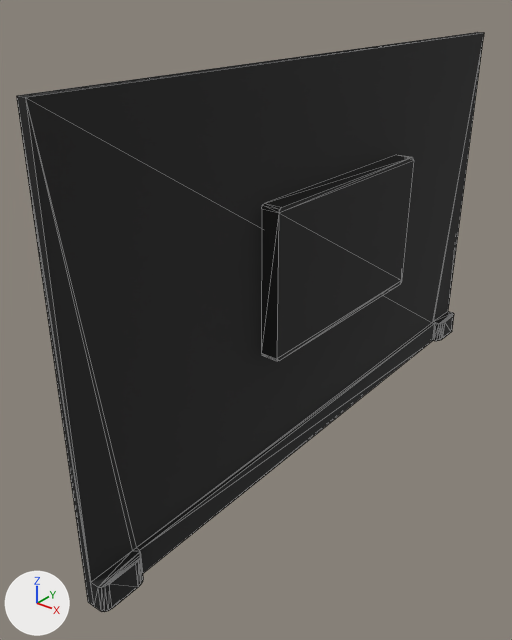
The COLLADA model mr_robot_gazebo/model/aws_robomaker_residential_TV_01/meshes/aws_TV_01_visual.DAE: old version first, new version second.
The view is the same before and after, from a 50 mm lens placed at (0.754, -1.163, 0.921), pointed at (-0.048, -0.159, 0.299). The axes (+X, +Y, +Z) are drawn at lower left. The lights are the same throughout. Mesh edges are drawn as thin lines.

Objects in the first picture: 'aws_TV_01_visual'.
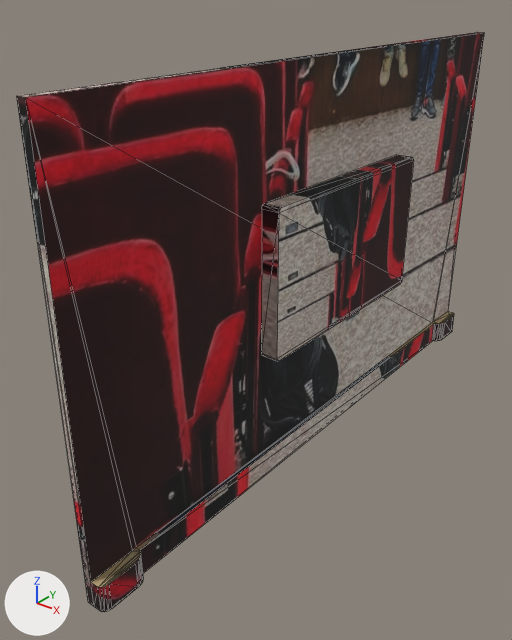
The change, as a diff of the scene's bpy script:
```diff
--- a/mr_robot_gazebo/model/aws_robomaker_residential_TV_01/meshes/aws_TV_01_visual.DAE.py
+++ b/mr_robot_gazebo/model/aws_robomaker_residential_TV_01/meshes/aws_TV_01_visual.DAE.py
@@ img_atom_jpeg @@
+img_atom_jpeg = load_image('atom.jpeg', '../materials/textures/atom.jpeg', 687, 737, 'sRGB')
@@ mat_materialfbxasc032fbxasc03529 @@
 mat_materialfbxasc032fbxasc03529 = principled_material('MaterialFBXASC032FBXASC03529')
-mat_materialfbxasc032fbxasc03529.texture = img_aws_tv_01_png
+mat_materialfbxasc032fbxasc03529.texture = img_atom_jpeg
 mat_materialfbxasc032fbxasc03529.roughness = 0.84
```

Location of each change, (x1, y1, x2, y2) in pixels of the pictures (512 x 640 px):
'aws_TV_01_visual', surface changed
    both: (17, 32, 483, 603)
